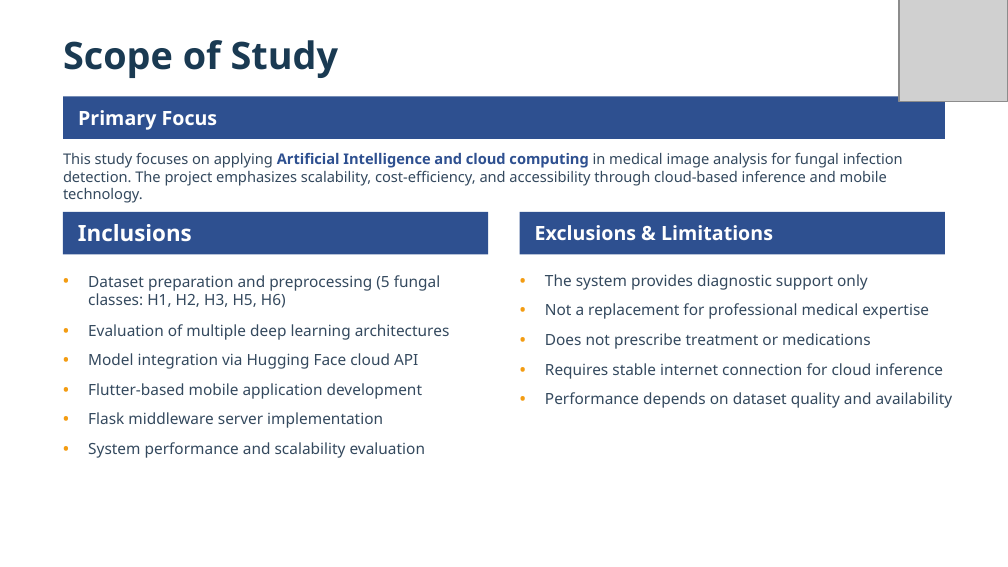
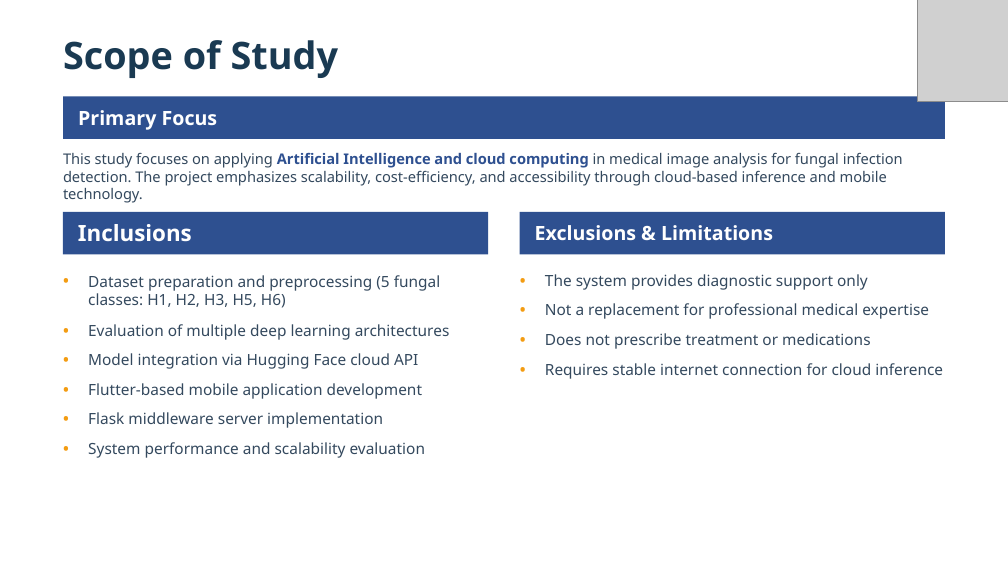
Before and after one commit to ahmed7git/Final-prowerPT, a slide deck: slide 6 of final edit.pptx. Drawn at 1008x567 pixels with LibreOffice and Linux fonts; fonts in the diff are those of the drawing; grey boxes stand for pictures; background and template pictures are left out. Boxes give left, top, right and bottom in pixels: in the first picture for what was removed or moved away, otherwise in the second. Text is boxed around its words. In the diff, an @@ line names an element or a change of style, - is before the commit and + after.

```diff
--- a/final edit.pptx
+++ b/final edit.pptx
@@ picture: place and size @@
-picture at <box>899,0,1007,102</box>
+picture at <box>917,0,1008,102</box>
@@ text removed at <box>520,389,526,408</box> @@
-•
@@ text removed at <box>545,392,953,408</box> @@
-Performance depends on dataset quality and availability
```
Also in this commit, not shown: 5 other slides changed, 3 slides added, 4 slides removed.
